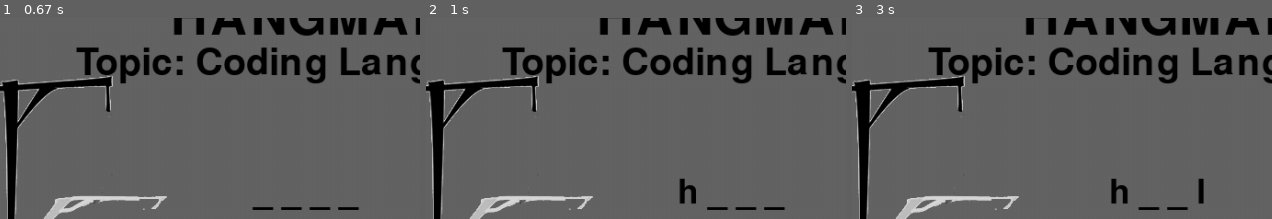
Above: before the commit, frames 1-3 (left to right).
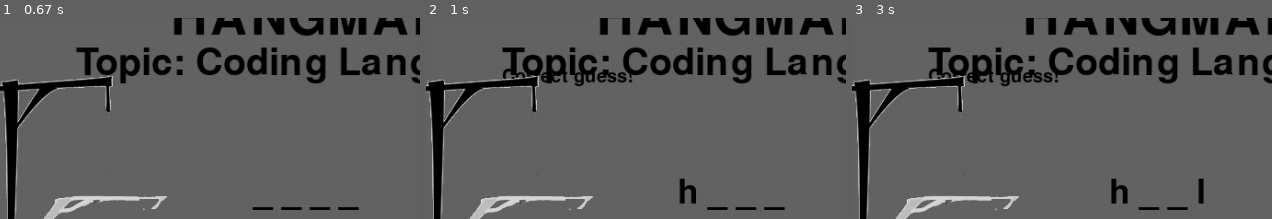
Above: after the commit, the same moments.

Repository: Chess-Dude/Hangman-Game-V3
Game: pygame game, started from HangmanGUI.py
Two runs of this game, one before a commit and one after it. Both use one fixed random seed, a clock stepped at 60 frames per second and the inputs below.
Inputs (mouse positions are % of the whole screen's width and height, from its top left):
- Up to frame 1 (0.67 s): click (50, 50) at 0.38 s
- Up to frame 2 (1 s): click (61, 74) at 0.72 s
- Up to frame 3 (3 s): click (87, 78) at 2.88 s
The pictures show only the part of the screen within x 13-63%, y 6-56%; the shares and areas given below are measured in that part.

Frame 1 is identical in both runs. In frame 2, 0.8% of the frame differs, in the area x 18-50%, y 24-34%; in frame 3, 0.8%.

Commit message:
Deleted not needed methods in GameProgressModule

Diff:
--- a/GameProgressModule.py
+++ b/GameProgressModule.py
@@ -2,9 +2,7 @@
 Get's Player's input and sends input to other classes
 """
 
-import random
-import sys # helps with systems level commands (exiting programs, gettings command line info)
-import pygame
+# imports
 from pygame.locals import *
 
 class GameProgress:
@@ -13,44 +11,14 @@
     """
 
     def __init__(self):
+        """
+        Constructor function that defines needed data structures
+        """
         self.players_guess = ""
         self.players_incorrect_guess = []
         self.players_correct_guess = []
         self.word_progress = ""
         self.system_message = ""
-
-
-    def get_players_guess(self, players_guess):
-        """
-        Get's user input
-        """
-        while True:
-
-            self.players_guess = players_guess
-
-            if (
-                (self.players_guess in self.players_correct_guess) or
-                (self.players_guess in self.players_incorrect_guess)
-                ):
-                print("You have already guessed this character. ")
-                continue
-
-            else:
-                break
-
-
-    def print_progress(self):
-        """
-        Checking for number of blanks to print
-        """
-        # Using a for loop to loop/itterate through the chosen word to see how many letters
-        # To print the number of blanks
-
-        # text = pygame_drawing_shapes.LETTER_FONT.render(("Word Progress: ", self.word_progress), 1, pygame_drawing_shapes.BLACK)
-       #  pygame_drawing_shapes.DISPLAYSURF.blit(text, (pygame_drawing_shapes.WITDTH/2 - text.get_width()/2, 20))
-        print("Word Progress: ", self.word_progress)
-        print("Your Incorrect Guesses: ", self.players_incorrect_guess)
-        print("You have ", (6 - len(self.players_incorrect_guess)), "incorrect guesses remaining")
 
 
     def updating_progress(self, selected_word):
@@ -81,20 +49,17 @@
         if players_guess in selected_word.lower():
             self.players_correct_guess.append(players_guess)
             if len(self.players_correct_guess) == len(set(selected_word.lower())):
-                print("Word Progress: ", selected_word)
                 self.system_message = ("GG, you guessed all the letters sucessfully! You win!")
                 exit()
 
             else:
-                print("Correct guess!")
+                self.system_message = ("Correct guess!")
 
 
         else:
             self.players_incorrect_guess.append(players_guess)
             if len(self.players_incorrect_guess) == 6:
-                print(self.players_incorrect_guess)
                 self.system_message = ("You have hit 6 wrong guesses - you hanged the man! GG")
-                print(selected_word, self.players_correct_guess, self.players_incorrect_guess)
                 exit()
 
             elif 0 < len(self.players_incorrect_guess) < 6:
--- a/HangmanGUI.py
+++ b/HangmanGUI.py
@@ -1,11 +1,19 @@
-import os # help with getting/formatting file path locations
-import sys # helps with systems level commands (exiting programs, gettings command line info)
-import time
+"""
+Name: Rayyan Lodhi
+Date: October 28th
+Program Name: HangmanGUI.py, GameProgressModule, WordSelectionModule.py, TopicDictionary.json
+Purpose: Big Gaming Assignment - runs a graphical user interface of Hangman
+Change log: Rayyan Lodhi - November 11th added comments
+"""
+
+# imports
+import sys
 import pygame
 from pygame.locals import *
 import WordSelectionModule
 import GameProgressModule
 
+# initializes pygame
 pygame.init()
 
 # display size
@@ -30,7 +38,7 @@
 GREEN = (255, 0, 0)
 RED = (0, 255, 77)
 
-# Drawing/making circles/letters
+# Drawing/making circles/letters variables
 RADIUS = 30
 GAP = 10
 TOTAL_WIDTH = RADIUS * 2 + GAP
@@ -39,7 +47,7 @@
 FIRST_CIRCLE_Y_ROW_1 = 350
 FIRST_CIRCLE_Y_ROW_2 = 420
 
-# creating grid for letters
+# creating grid for letters variables
 X1 = 35
 X2 = WIDTH - 35
 PADDING = GAP / 2
@@ -74,21 +82,24 @@
     refer to the official documentation of the code below:
     """
 
+    # defining coords to draw buttons
     x_circle_coord = FIRST_CIRCLE_X
     y_circle_coord_row_1 = FIRST_CIRCLE_Y_ROW_1
     y_circle_coord_row_2 = FIRST_CIRCLE_Y_ROW_2
 
+    # looping 13 times (13 buttons per row)
     for i in range(13):
 
+        # checking if dictionary value of letter is True (from A-M)
         if letters_to_print[chr(65 + i)]:
-
-            # Drawing letter for top row
+            # Drawing buttons for top row buttons
             pygame.draw.circle(DISPLAYSURF, WHITE, (x_circle_coord, y_circle_coord_row_1), RADIUS, LINE_THICKNESS)
             letters = LETTER_FONT.render(chr(65 + i), 1, WHITE)
             DISPLAYSURF.blit(letters, (x_circle_coord - (LETTER_FONT_SIZE / 4), y_circle_coord_row_1 - (LETTER_FONT_SIZE / 4)))
 
+        # checking if dictionary value of letter is True (from N-Z)
         if letters_to_print[chr(78 + i)]:
-            # Drawing letter for bottom row
+            # Drawing letter for bottom row buttons
             pygame.draw.circle(DISPLAYSURF, WHITE, (x_circle_coord, y_circle_coord_row_2), RADIUS, LINE_THICKNESS)
             letters = LETTER_FONT.render(chr(78 + i), 1, WHITE)
             DISPLAYSURF.blit(letters, (x_circle_coord - (LETTER_FONT_SIZE / 4), y_circle_coord_row_2 - (LETTER_FONT_SIZE / 4)))
@@ -98,18 +109,19 @@
 
 def get_letter(m_x, m_y, letters_to_print):
     """
-    Returns letter that is clicked on
-    """
+    Determines what button is pressed
+    """
+
     player_guess = None
-
     column_number = (((m_x - X1) / COLUMN_WIDTH) + 1)
     column_number = int(column_number)
-
     top_row = False
 
+    # determining if mouse button is in grid (if a button is pressed) via mouse pressed coordinates
     if ((X1 <= m_x < X2) and (Y1 <= m_y <= Y2)):
-        print("in grid")
-
+
+        # determining what row the mouse was clicked
+        # if mouse y coordinate was greater than the
         if m_y > Y_MID:
             print("mouse pos > 385, bottom row")
             top_row = False
@@ -168,6 +180,7 @@
     Do not run outside this module, as it initializes the pygame here.
     """
 
+    print("Purpose: Big Gaming Assignment - runs a graphical user interface of Hangman \n Change log: Rayyan Lodhi - November 11th added comments")
     word_selection_obj = WordSelectionModule.WordSelection()
     game_progress_obj = GameProgressModule.GameProgress()
     game_progress_obj.updating_progress(word_selection_obj.selected_word)
--- a/WordSelectionModule.py
+++ b/WordSelectionModule.py
@@ -2,10 +2,11 @@
 The topic and then the word for the Hangman game will be auto selected here.
 """
 
+# importing modules used
 import random
 import json
 
-
+# Instantiating class
 class WordSelection:
     """
     Select the topic then the word
@@ -13,14 +14,16 @@
 
     def __init__(self):
         """
-        Constructor Function
+        Constructor Function that chooses topic and word.
         """
-
+        # reading TopicDictionary.json's dictionary
         with open("TopicDictionary.json", 'r') as config_reader:
-
+            # imports dictionary of topics and words into self.topic_dictionary
             self.topic_dictionary = json.loads(config_reader.read())
 
         self.topic_list = list(self.topic_dictionary.keys())
+
+        # randomizes topic then word
         self.selected_topic = random.choice(self.topic_list)
         self.selected_word = random.choice(self.topic_dictionary[self.selected_topic])
 
Binary file added: hangman_background.jpg
